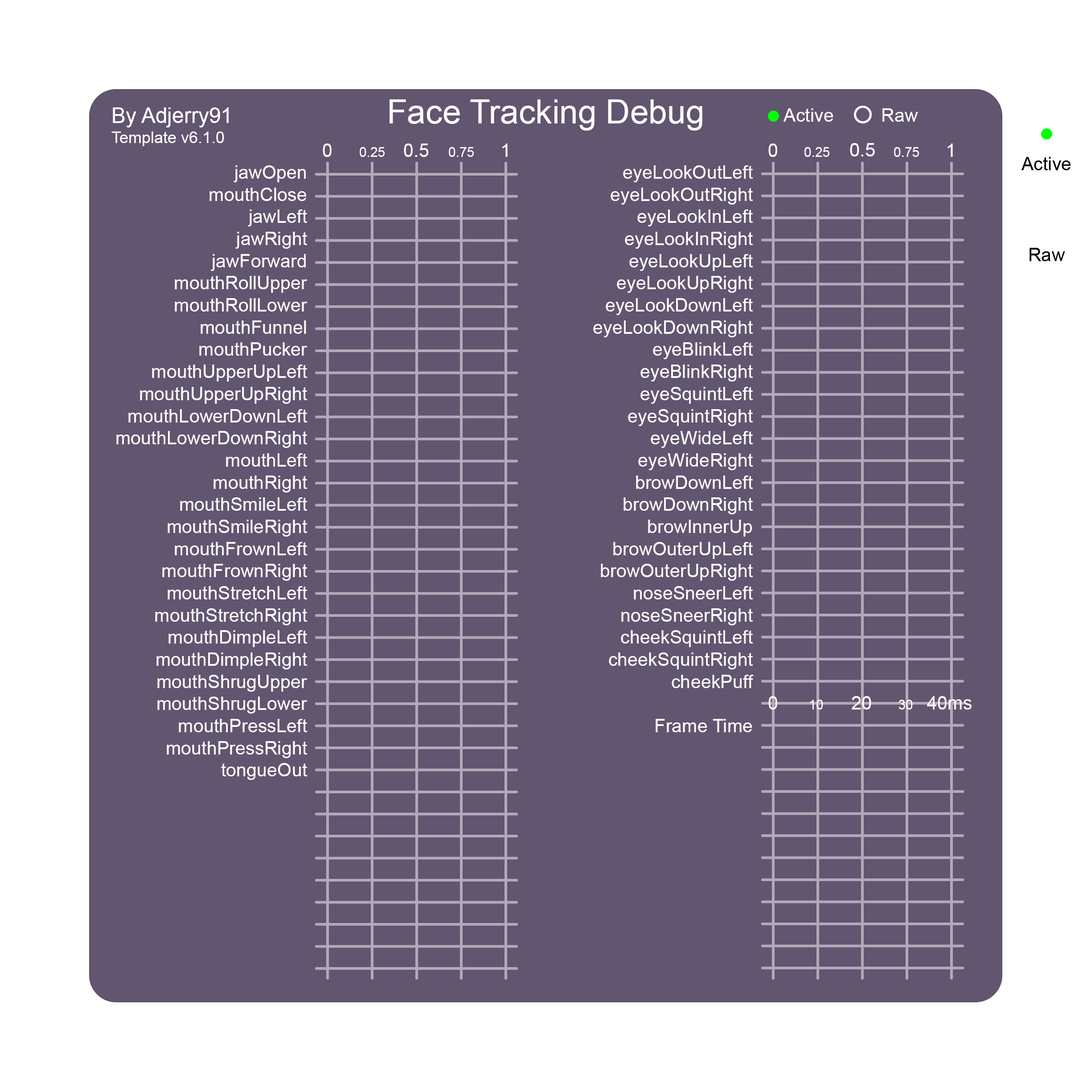
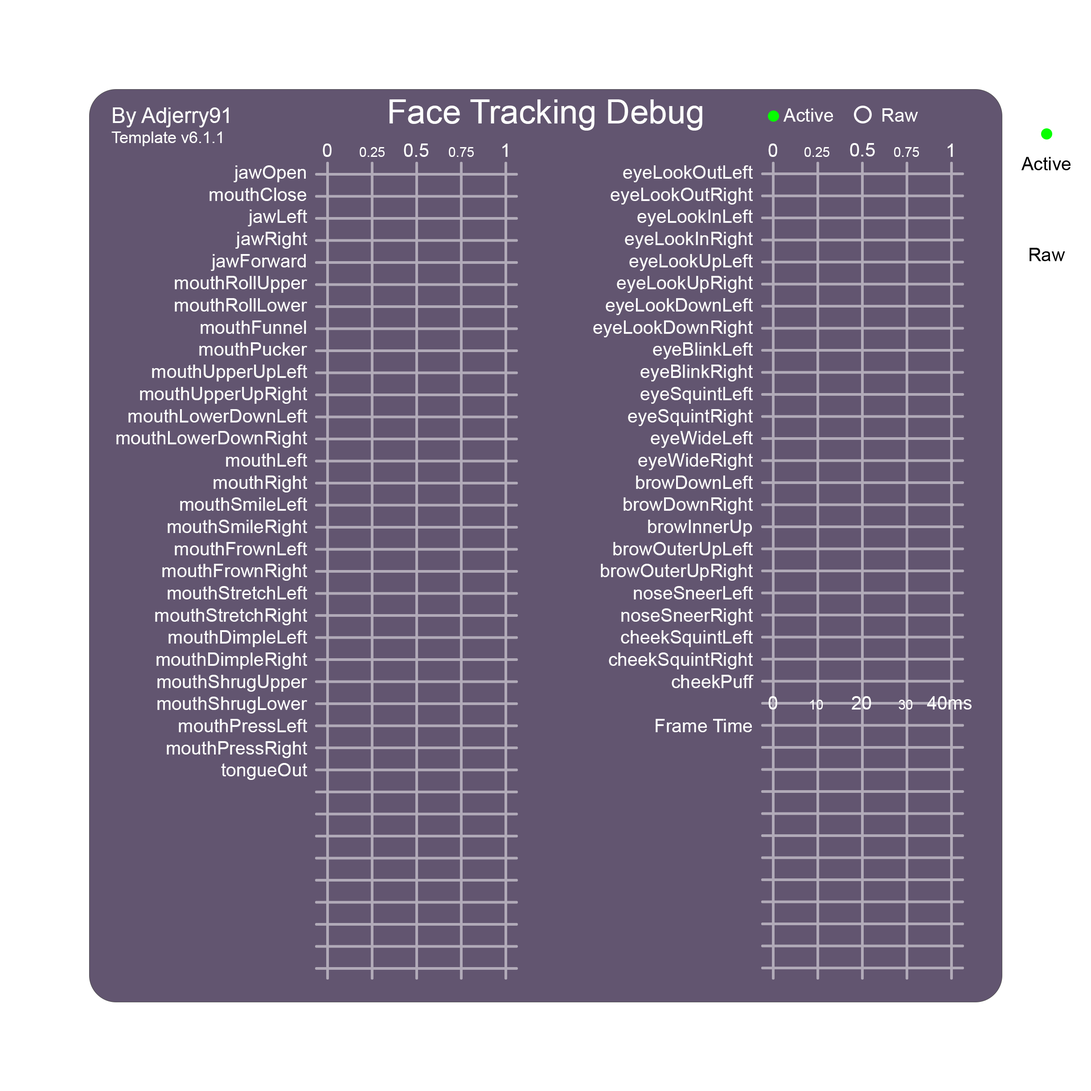
Layers edited between the first and the second (1091, 1091) image:
painted on "Template Version" over [216, 131, 225, 144]
